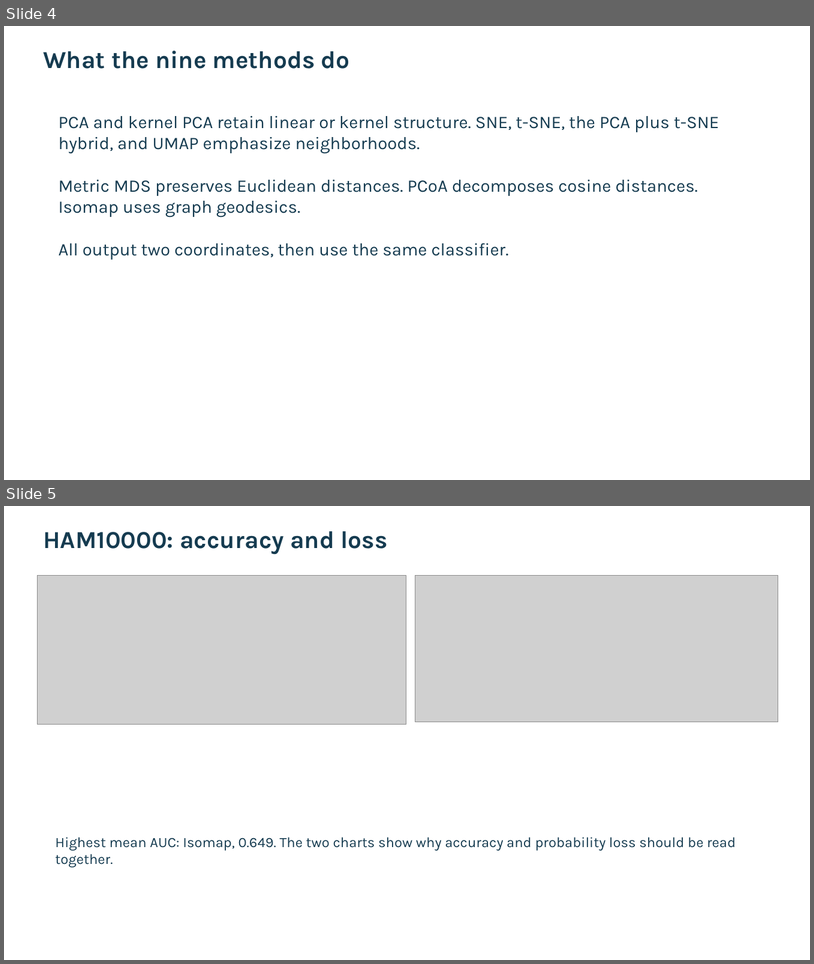
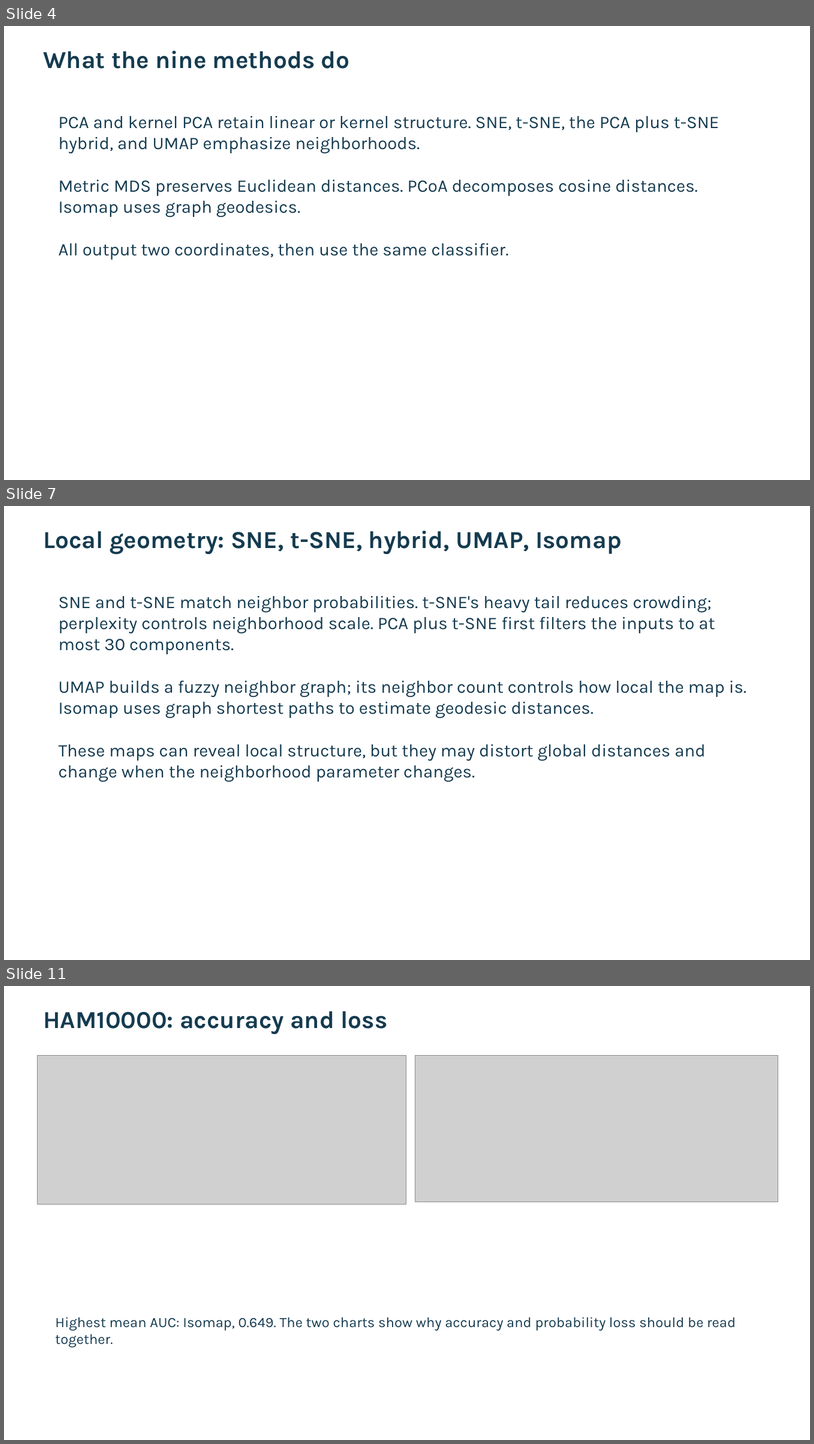
Before and after one commit to Gamila-Elfayoumi/comparing-classification-methods, a slide deck: deliverables/AML_presentation.pptx. Shown one above the other, each under a label of ours: slides 4 and 5 before the commit, slides 4, 7 and 11 after it; the slides between them are not shown. The pictures are 814x964 and 814x1444 pixels, drawn with LibreOffice and Linux fonts; fonts in the diff are those of the drawing; grey boxes stand for pictures. Boxes give left, top, right and bottom in pixels: in the first picture for what was removed or moved away, otherwise in the second. Text is boxed around its words. In the diff, an @@ line names an element or a change of style, - is before the commit and + after.

```diff
--- a/deliverables/AML_presentation.pptx
+++ b/deliverables/AML_presentation.pptx
@@ slide 7 added at (x1=4, y1=506, x2=810, y2=960), background #FFFFFF @@
@@ text added at (x1=43, y1=531, x2=622, y2=555), 29 pt, text #153B50, bold @@
+Local geometry: SNE, t-SNE, hybrid, UMAP, Isomap
@@ text added at (x1=59, y1=596, x2=747, y2=781), 21 pt, text #153B50 @@
+SNE and t-SNE match neighbor probabilities. t-SNE's heavy tail reduces crowding; perplexity controls neighborhood scale. PCA plus t-SNE first filters the inputs to at most 30 components.
+UMAP builds a fuzzy neighbor graph; its neighbor count controls how local the map is. Isomap uses graph shortest paths to estimate geodesic distances.
+These maps can reveal local structure, but they may distort global distances and change when the neighborhood parameter changes.
@@ what was slide 5 is now slide 11 @@
```
Also in this commit, not shown: 10 other slides added, 2 other files.
